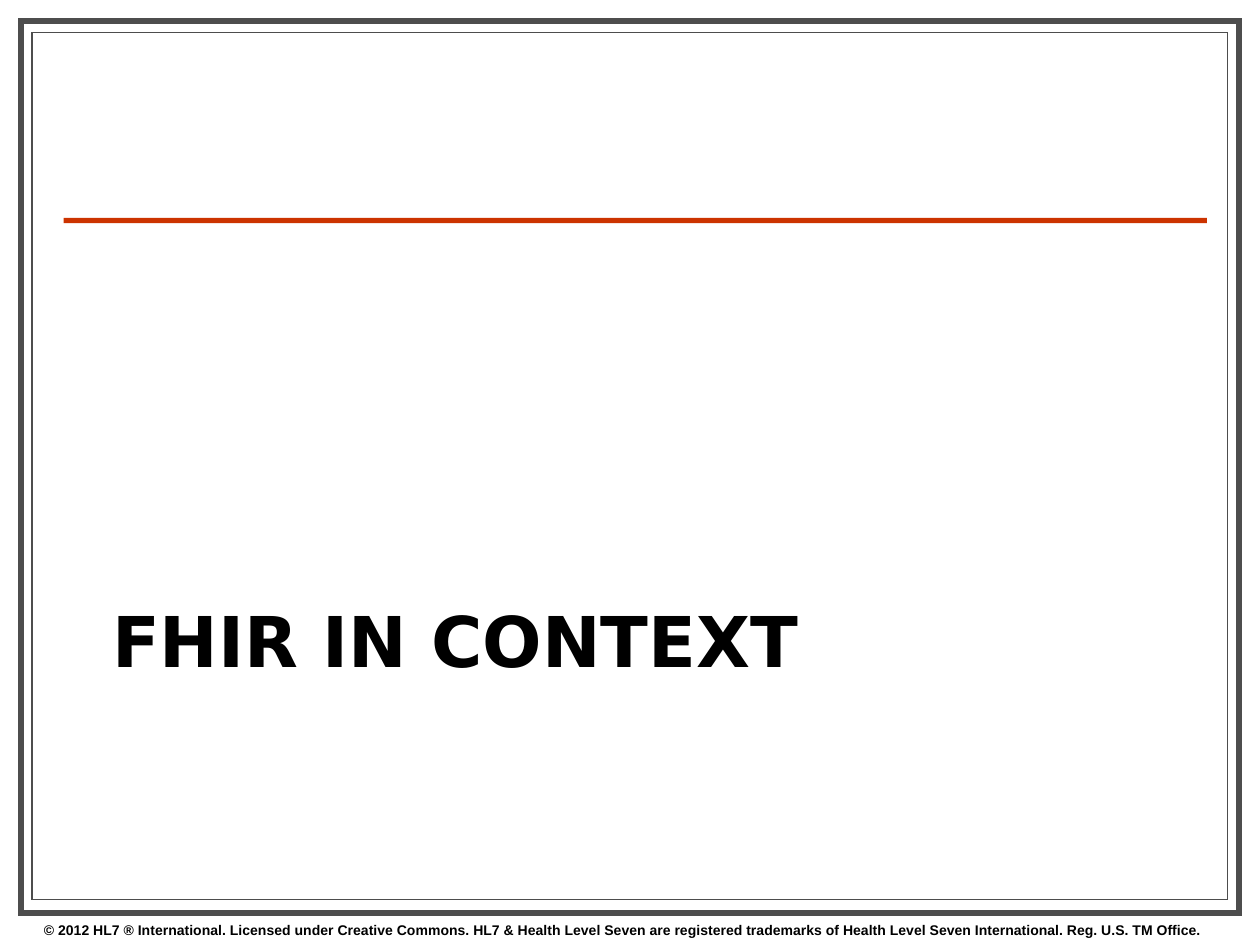
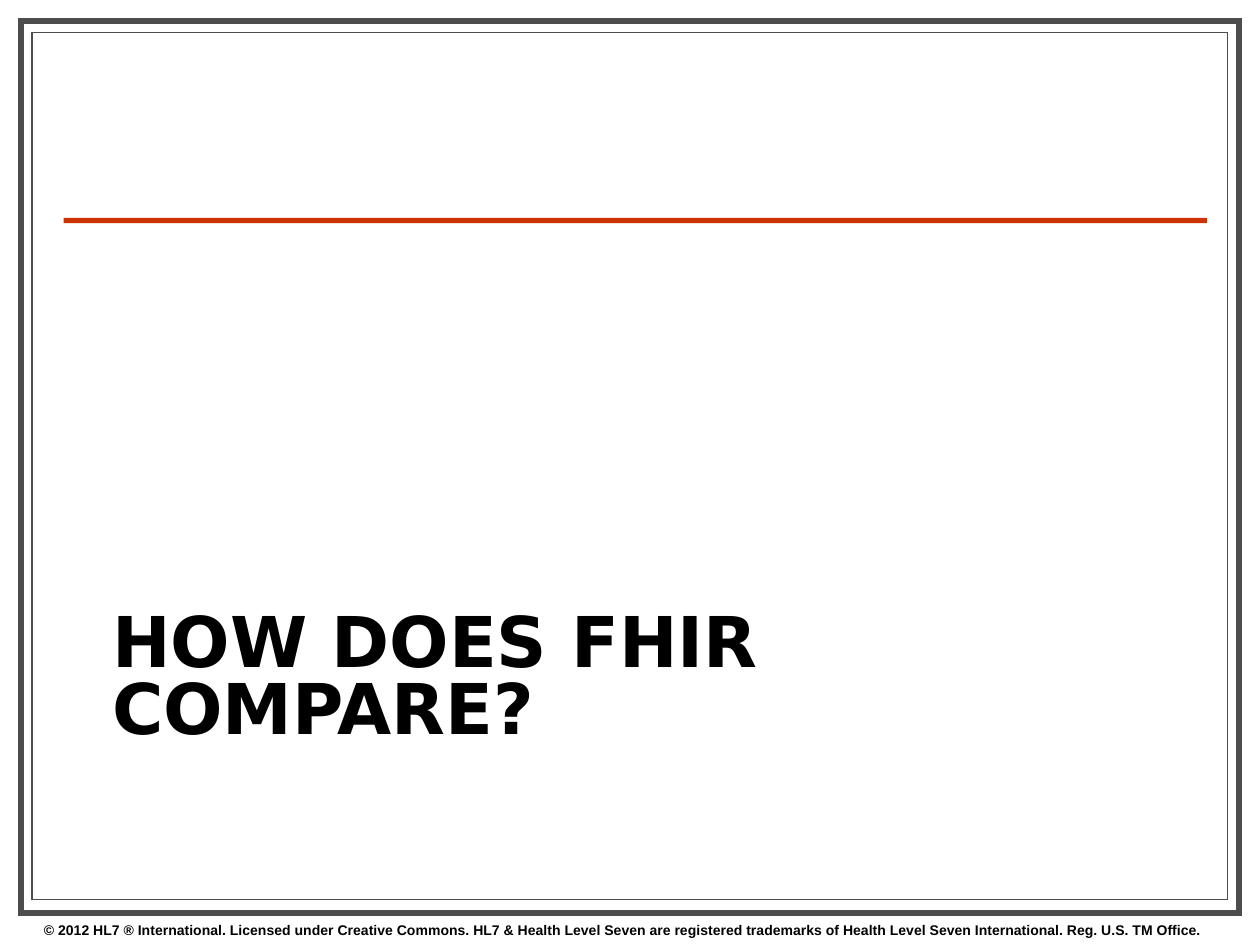
Before and after one commit to vista-novo/fhir, a slide deck: slide 58 of presentations/2013-01 Tutorials/Introduction to FHIR.pptx (slide 41 before the commit). Drawn at 1260x945 pixels with LibreOffice and Linux fonts; fonts in the diff are those of the drawing; background and template pictures are left out. Boxes give left, top, right and bottom in pixels: in the first picture for what was removed or moved away, otherwise in the second. Text is boxed around its words. In the diff, an @@ line names an element or a change of style, - is before the commit and + after.

```diff
--- a/presentations/2013-01 Tutorials/Introduction to FHIR.pptx
+++ b/presentations/2013-01 Tutorials/Introduction to FHIR.pptx
@@ title at <box>112,615,757,735</box>: text changed @@
-FHIR IN CONTEXT
+HOW DOES FHIR COMPARE?
```
Also in this commit, not shown: 8 other slides changed, 40 slides added, 7 slides removed.
